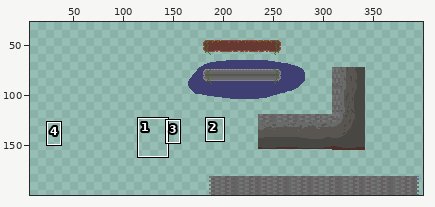
Pixel-art file, stored at wcale-nie-noita/test2.aseprite. Above, an overview of the earlier version with the close-up marked.
Close-up. First the earlier version:
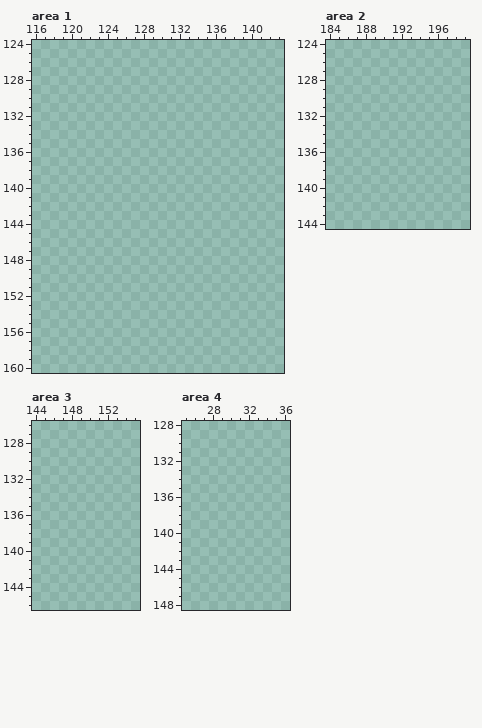
400x200 pixels, 1 frame. Colours within 5 levels of each other are drawn and written as one. Shown: area 1: x 116..143, y 124..160; area 2: x 184..199, y 124..144; area 3: x 144..155, y 126..146; area 4: x 25..36, y 128..148. The wide view leaves out empty margins. The commit also changed other parts of the picture, which this record leaves out.
The same view after the edit:
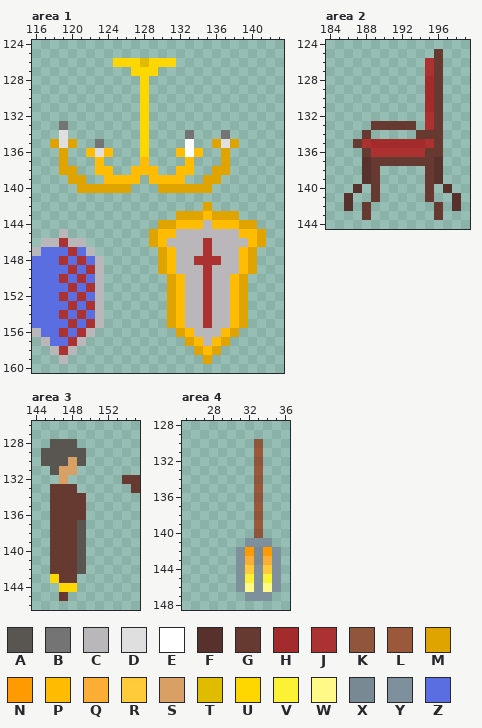
Palette (. is transparent): A #595652  B #747474  C #bab7bb  D #dfdfdf  E #ffffff  F #57312b  G #663931  H #a42b2b  J #ac3232  K #8f563b  L #9b593b  M #dfa400  N #ff9b00  P #ffbc00  Q #fbae36  R #ffcb3a  S #d9a066  T #dfbc00  U #ffd700  V #fbf236  W #fffa88  X #798993  Y #7d909b  Z #5b6ee1
The exact change:
Changed rows in their new state; - is an unchanged pixel.
Area 1:
first column x 116:
126 ---------UUUTUUU----------
127 -----------UUU------------
128 ------------U-------------
129 ------------U-------------
130 ------------U-------------
131 ------------U-------------
132 ------------U-------------
133 ---B--------U-------------
134 ---D--------U----B---B----
135 --MDM--B----U----E--MDM---
136 ---M--PDP---U---PEP--M----
137 ---M---P----P----P---M----
138 ---MM--PP--PPP--PP--MM----
139 ----MM--PPPP-PPPP--MM-----
140 -----MMMMMM---MMMMMM------
142 -------------------M------
143 ----------------MMMPMMM---
144 --------------MMPPPCPPPMM-
145 ---C---------MPPCCCCCCCPPM
146 -CCJCC-------MPCCCCJCCCCPM
147 CZZZJZC-------MPCCCJCCCPM-
148 ZZZJZJZC------MPCCJJJCCPM-
149 ZZZZJZJC------MPCCCJCCCPM-
150 ZZZJZJZC-------MPCCJCCPM--
151 ZZZZJZJC-------MPCCJCCPM--
152 ZZZJZJZC-------MPCCJCCPM--
153 ZZZZJZJC-------MPCCJCCPM--
154 ZZZJZJZC-------MPCCJCCPM--
155 ZZZZJZJC-------MPCCJCCPM--
156 CZZJZJC---------MPCCCPM---
157 -CZZJC-----------MPCPM----
158 --CJC-------------MPM-----
159 ---C---------------M------
Area 2:
first column x 186:
125 ----------G--
126 ---------JG--
127 ---------JG--
128 ---------HG--
129 ---------HG--
130 ---------HG--
131 ---------HG--
132 ---------JG--
133 ---GGGGG-JG--
134 --G-----GGG--
135 -GJHHHHHHJG--
136 --GJJJJJJGG--
137 --FGGGGGGGF--
138 --FG-----GF--
139 --FG-----GF--
140 -F-G-----G-F-
141 F--G-----G--F
142 F-G-------G-F
143 --G-------G--
Area 3:
first column x 145:
128 -AAA-------
129 AAAAA------
130 AAASA------
131 -ASS-------
132 --S------GG
133 -GGG------G
134 -GGGG------
135 -GGGG------
136 -GGGG------
137 -GGGA------
138 -GGGA------
139 -GGGA------
140 -GGGA------
141 -GGGA------
142 -GGGA------
143 -UGG-------
144 --UU-------
145 --G--------
Area 4:
first column x 31:
130 --K--
131 --L--
132 --K--
133 --L--
134 --K--
135 --L--
136 --K--
137 --L--
138 --K--
139 --L--
140 --K--
141 -YYY-
142 YNXNY
143 YQXQY
144 YRYRY
145 YVYVY
146 YWYWY
147 -YYY-
Where, in picture pixels (left, top, right, bottom), the same in both close-ups:
added: (32, 58, 266, 364)
added: (344, 49, 461, 220)
added: (41, 439, 86, 601)
added: (122, 475, 140, 493)
added: (236, 439, 281, 601)
